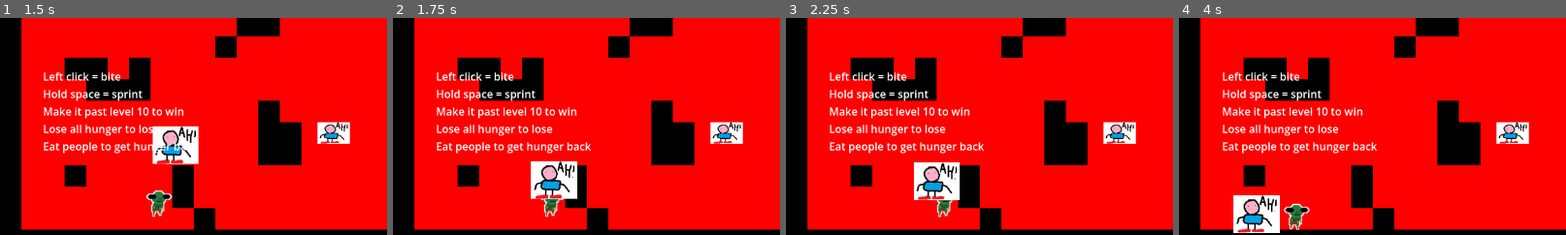
Above: before the commit, frames 1-4 (left to right).
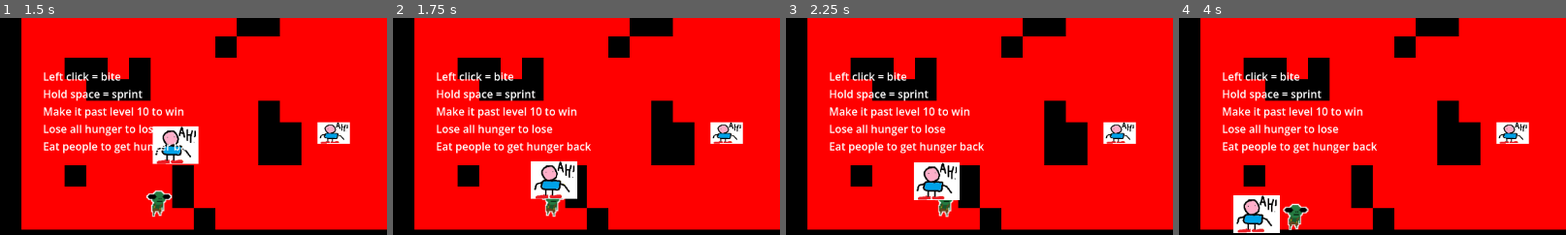
Above: after the commit, the same moments.

Repository: LoganStanger/ZombieGame
Game: Godot game, scene res://Scenes/menu.tscn
The game is run twice, just before and just after one commit, with the same random seed, the same clock (stepped at 60 frames per second) and the same inputs.
Inputs (mouse positions are % of the whole screen's width and height, from its top left):
- Up to frame 1 (1.5 s): click "Play" at 0.5 s; tap Enter (ui_accept) at 1.25 s; move the mouse to (72, 45) at 1.27 s; hold D (ZombieRight) from 1.28 s (still down); right-click (72, 45) at 1.35 s
- Up to frame 2 (1.75 s): keep holding D (ZombieRight); tap Enter (ui_accept) at 1.52 s
- Up to frame 3 (2.25 s): keep holding D (ZombieRight); move the mouse to (30, 55) at 2.02 s; click (30, 55) at 2.1 s
- Up to frame 4 (4 s): tap Enter (ui_accept) at 2.27, 3.77 s; right-click (30, 55) at 2.3 s; move the mouse to (60, 28) at 2.77 s; release D (ZombieRight) at 2.78 s; hold A (ZombieLeft) 2.78-3.53 s; right-click (60, 28) at 2.85 s; move the mouse to (45, 70) at 3.52 s; hold D (ZombieRight) from 3.53 s (still down); tap Space (ZombieSprint) at 3.6 s; right-click (45, 70) at 3.8 s
The pictures show only the part of the screen within x 0-50%, y 50-100%; the shares and areas given below are measured in that part.

Frame 1 is identical in both runs. In frame 2, 0.2% of the frame differs, in the area x 38-45%, y 83-92%; in frame 3, 0.2%; in frame 4, 0.3%, in the area x 26-34%, y 85-98%.

Commit message:
Animation mainly (23rd)

Diff:
--- a/prefabs/playertwo.tscn
+++ b/prefabs/playertwo.tscn
@@ -49,9 +49,6 @@
 [sub_resource type="SpriteFrames" id="SpriteFrames_wbkva"]
 animations = [{
 "frames": [{
-"duration": 1.0,
-"texture": ExtResource("2_0ice5")
-}, {
 "duration": 1.0,
 "texture": SubResource("AtlasTexture_516ys")
 }, {
--- a/sciptQuestionMark/player.gd
+++ b/sciptQuestionMark/player.gd
@@ -3,6 +3,7 @@
 
 var gudck = false
 var IsSprinting: bool = false
+var Emoting = false
 # Called when the node enters the scene tree for the first time.
 func _ready() -> void:
 	Booyah.fallingHungry = Booyah.walk_speed
@@ -46,22 +47,29 @@
 		IsSprinting = false
 		Booyah.hungerSpeed -= 1
 
-	if velocity == Vector2(0,0):
+	if velocity == Vector2(0,0) and Booyah.NoMove == false:
 			animated_sprite_2d.play("Idle")
 	if IsSprinting == false and Booyah.NoMove == false:
 		var dir = Input.get_vector("ZombieLeft", "ZombieRight", "ZombieUp", "ZombieDown")
 		velocity = dir * Booyah.walk_speed * delta
-		if velocity != Vector2(0,0):
+		if velocity != Vector2(0,0) and Emoting == false:
 			animated_sprite_2d.play("Walking")
 	if IsSprinting == true and Booyah.NoMove == false:
 		var dir = Input.get_vector("ZombieLeft", "ZombieRight", "ZombieUp", "ZombieDown")
 		velocity = dir * Booyah.run_speed * delta
+		if velocity != Vector2(0,0) and Emoting == false:
+			animated_sprite_2d.play("Walking")
 
 	if Input.is_action_just_pressed("ZombieGangnamStyle"):
+		Emoting = true
 		Booyah.NoMove = true
 
 	if Input.is_action_just_released("ZombieGangnamStyle"):
+		Emoting = false
 		Booyah.NoMove = false
+
+	if Emoting == true:
+		animated_sprite_2d.play("Emoting")
 
 	if Booyah.hunger == 0:
 		Booyah.NoMove = true
